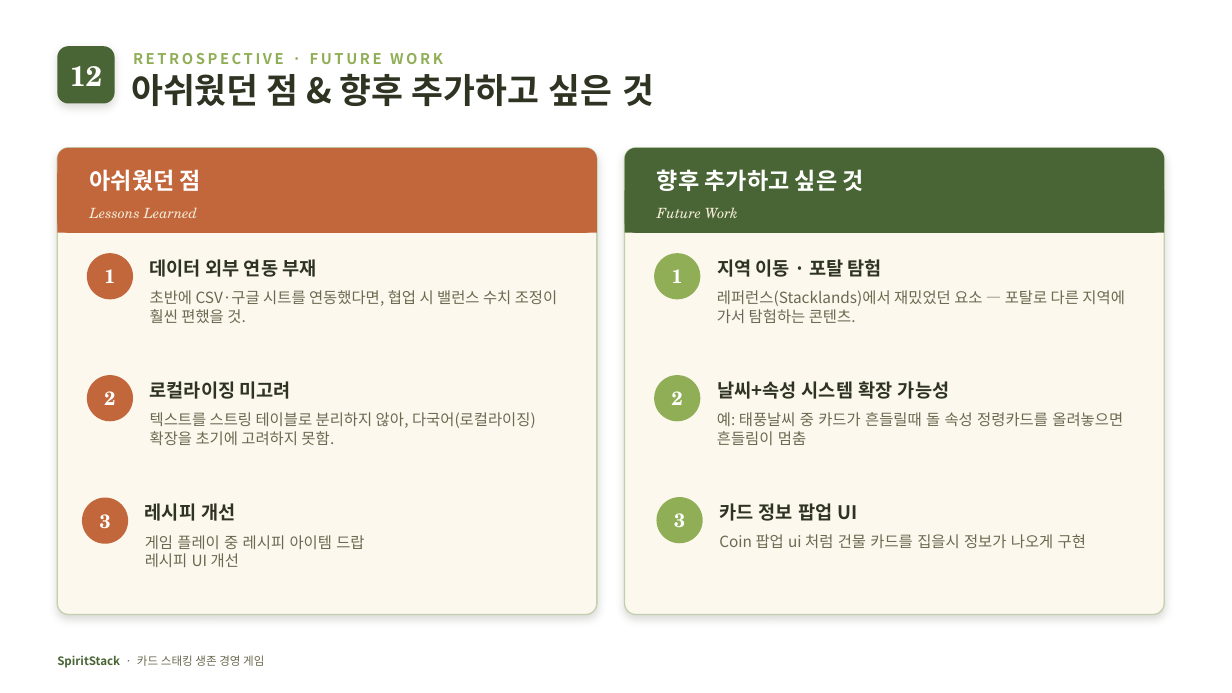
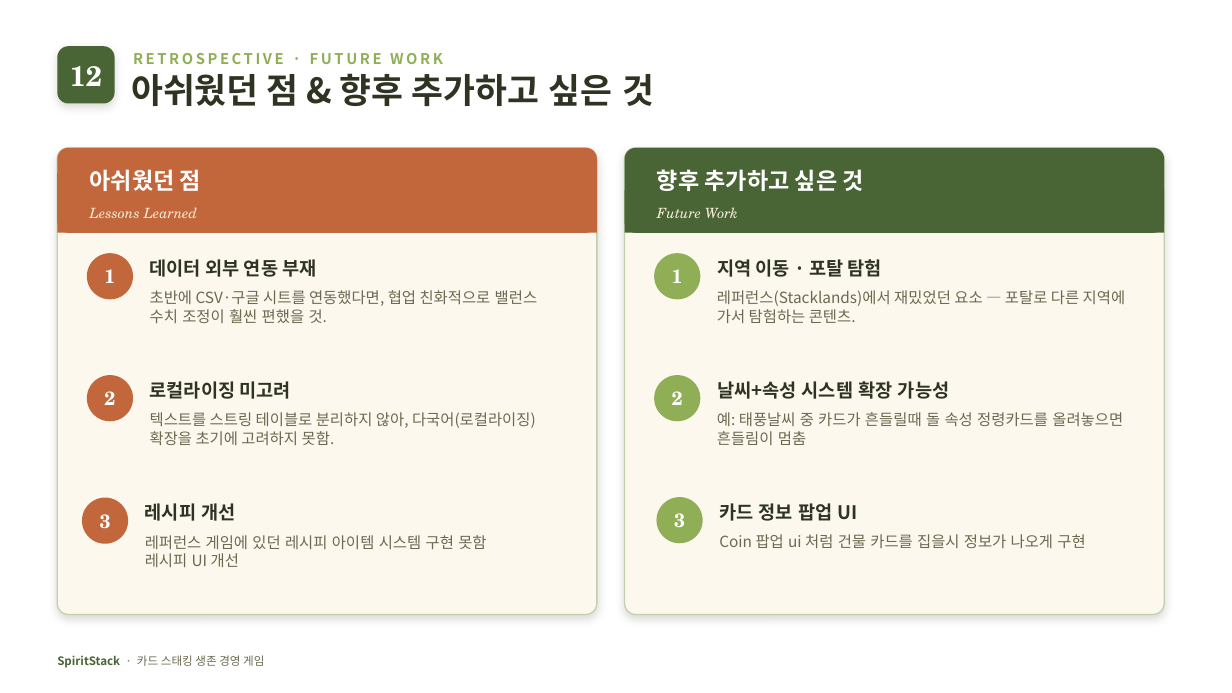
Before and after one commit to Devel-Rocket-ClassRoom/minigame-project-kimjihae3357, a slide deck: slide 14 of JellyStack/SpiritStack_발표자료.pptx. Drawn at 1232x693 pixels with LibreOffice and Linux fonts; fonts in the diff are those of the drawing. Boxes give left, top, right and bottom in pixels: in the first picture for what was removed or moved away, otherwise in the second. Text is boxed around its words. In the diff, an @@ line names an element or a change of style, - is before the commit and + after.

```diff
--- a/JellyStack/SpiritStack_발표자료.pptx
+++ b/JellyStack/SpiritStack_발표자료.pptx
@@ text at (150,290,537,323): text changed @@
-초반에 CSV·구글 시트를 연동했다면, 협업 시 밸런스 수치 조정이 훨씬 편했을 것.
+초반에 CSV·구글 시트를 연동했다면, 협업 친화적으로 밸런스 수치 조정이 훨씬 편했을 것.
@@ text at (145,535,486,549): text changed @@
-게임 플레이 중 레시피 아이템 드랍
+레퍼런스 게임에 있던 레시피 아이템 시스템 구현 못함
```
Also in this commit, not shown: 7 other slides changed, 22 other files.
